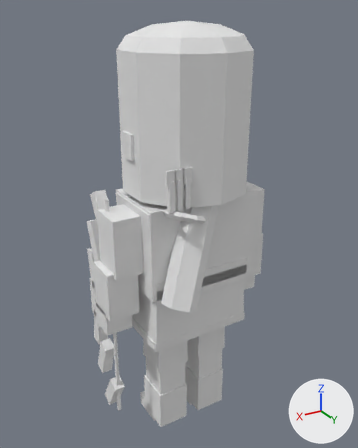
The Blender file art_source/blender/units/blend/franks/archer_a3.blend as it was, and as the next commit left it.
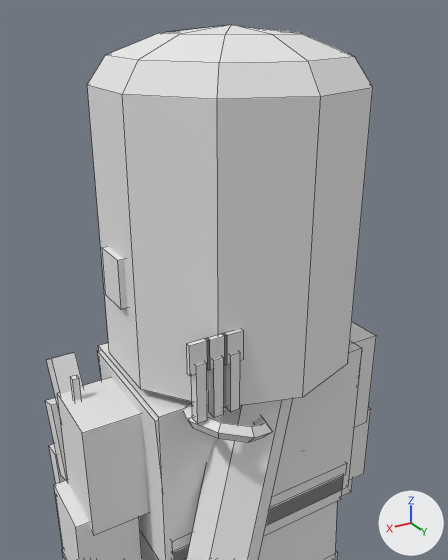
There are two pictures of each version: one whole from a 50 mm lens placed at (1.072, 1.734, 1.934), pointed at (0.008, -0.039, 1.048), one close up from a 50 mm lens placed at (0.652, 1.061, 1.92), pointed at (-0.064, -0.133, 1.323). The axes (+X, +Y, +Z) are drawn at lower right. The lights are the same throughout. The older version's two pictures come first. The close-ups show mesh edges as thin lines.

The scene before the commit, as lines of its bpy script (objects in view):
```python
me_body = bpy.data.meshes.new('Body')
me_body.from_pydata(...)  # 579 vertices, 476 faces; spans x -0.41..0.41, y -0.28..0.31, z 0.0..1.9
me_body.materials.append(mat_pe_unitpalette)  # its picture is missing
ob_body = bpy.data.objects.new('Body', me_body)
ob_body.location = (0.0, 0.0, 0.0)
```
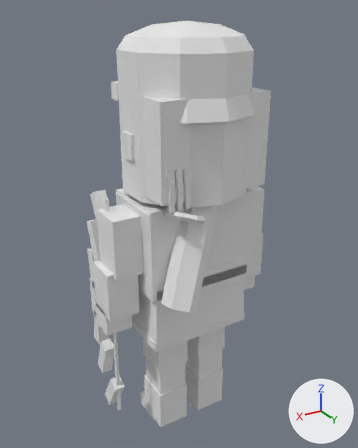
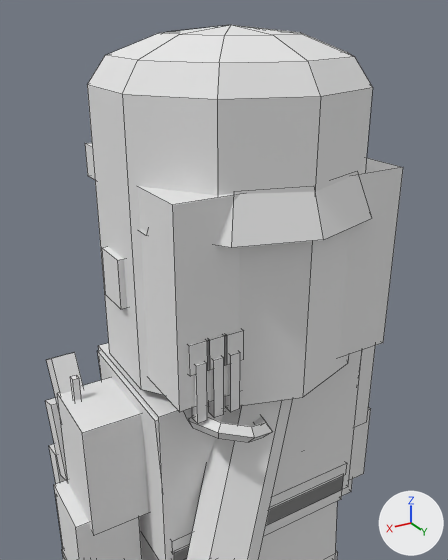
The newer file is also rescaled (x1.01) as a whole; pictures and numbers use the older file's frame.

Changed parts and their boxes (x1, y1, x2, y2) in the close-ups (448 x 560 px):
'Body', reshaped
    before: (45, 25, 376, 560)
    after: (45, 25, 403, 560)
part 1 of me_body, added
    after: (138, 158, 403, 412)
part 2 of me_body, added (mostly hidden)
    after: (85, 143, 95, 180)
part 3 of me_body, added
    after: (139, 175, 371, 248)

The edits, one by one:
me_body is used by ob_body; location (0.0, 0.0, 0.0).
me_body had 579 vertices, 476 faces and spanned x -0.41..0.41, y -0.28..0.31, z 0.0..1.9.
me_body now has 626 vertices, 519 faces and spans x -0.41..0.41, y -0.28..0.31, z 0.0..1.9.
me_body part 1: a new loose piece, a box spanning x -0.25..0.25, y -0.03..0.23, z 1.27..1.65, in mat_pe_unitpalette (its picture is missing).
me_body part 2: a new loose piece, a box spanning x -0.22..0.22, y -0.235..-0.175, z 1.595..1.665, in mat_pe_unitpalette (its picture is missing).
me_body part 3: a new loose piece of 31 vertices spanning x -0.25..0.25, y -0.2..0.3, z 1.57..1.74, in mat_pe_unitpalette (its picture is missing).
